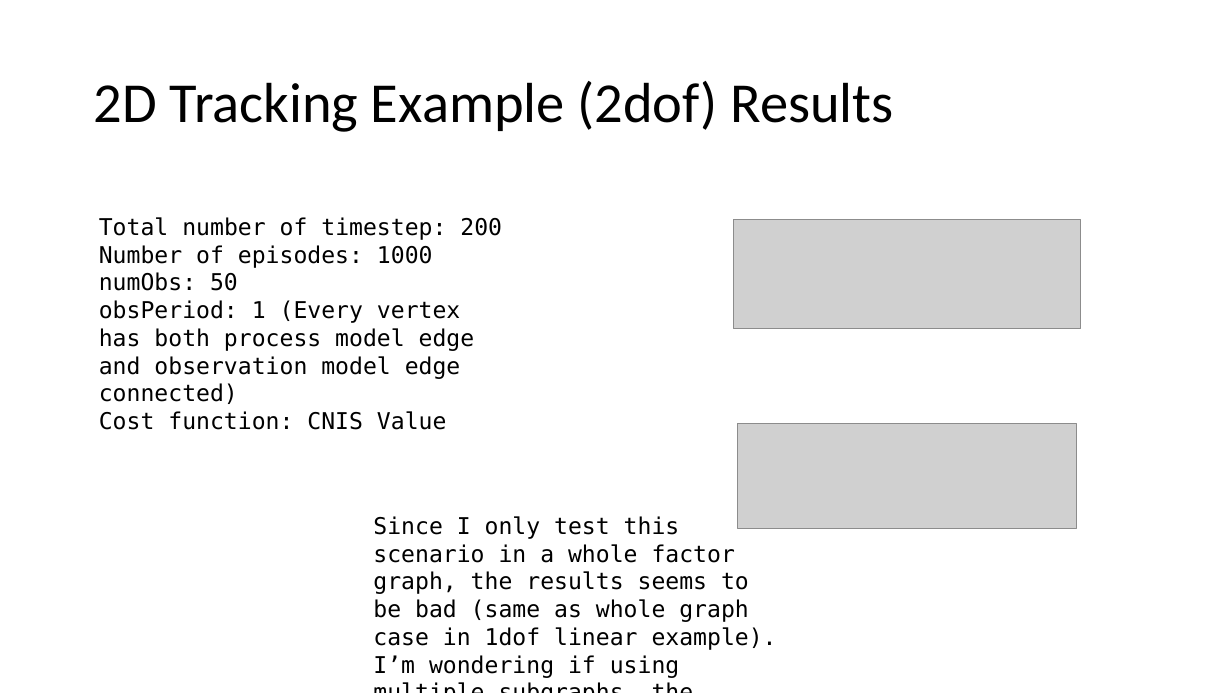
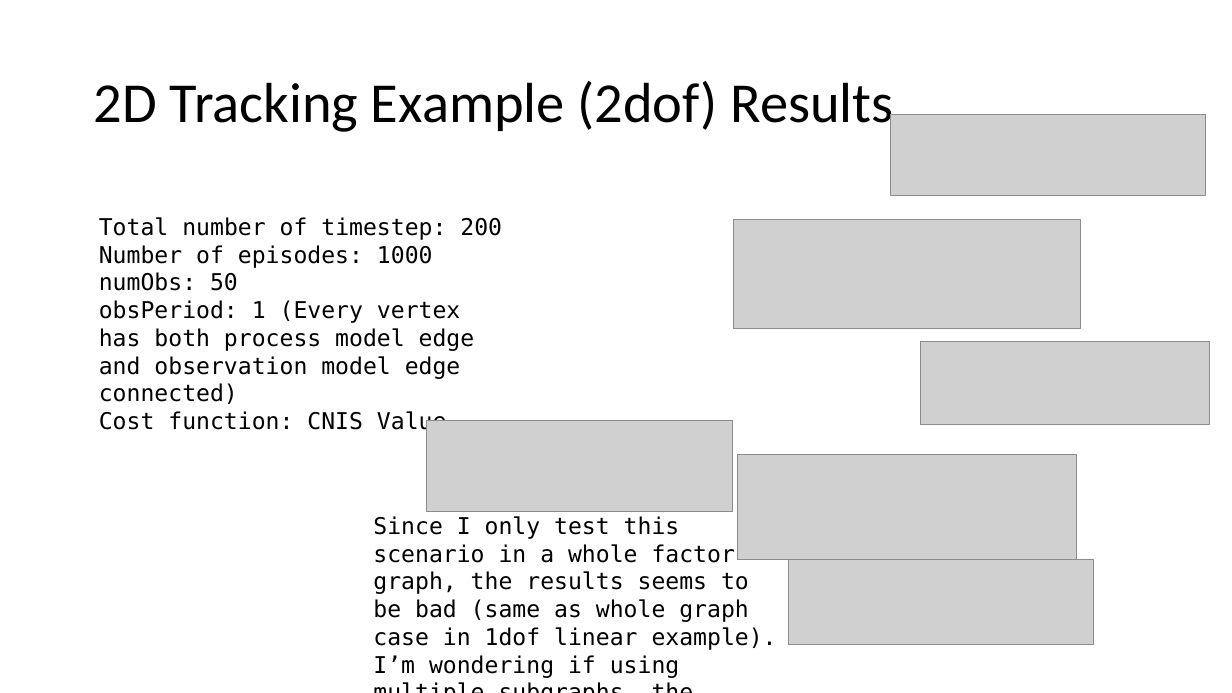
Before and after one commit to zx-wang916/Msc_project, a slide deck: slide 12 of BayesOpt Pose Graph-Week16.pptx. Drawn at 1232x693 pixels with LibreOffice and Linux fonts; fonts in the diff are those of the drawing; grey boxes stand for pictures. Boxes give left, top, right and bottom in pixels: in the first picture for what was removed or moved away, otherwise in the second. Text is boxed around its words. In the diff, an @@ line names an element or a change of style, - is before the commit and + after.

```diff
--- a/BayesOpt Pose Graph-Week16.pptx
+++ b/BayesOpt Pose Graph-Week16.pptx
@@ picture added at <box>891,115,1205,196</box> @@
@@ picture added at <box>921,341,1210,424</box> @@
@@ picture added at <box>427,421,733,512</box> @@
@@ picture: place and size @@
-picture at <box>738,424,1077,530</box>
+picture at <box>738,455,1077,560</box>
@@ picture added at <box>789,559,1094,644</box> @@
```
Also in this commit, not shown: 9 other files.
